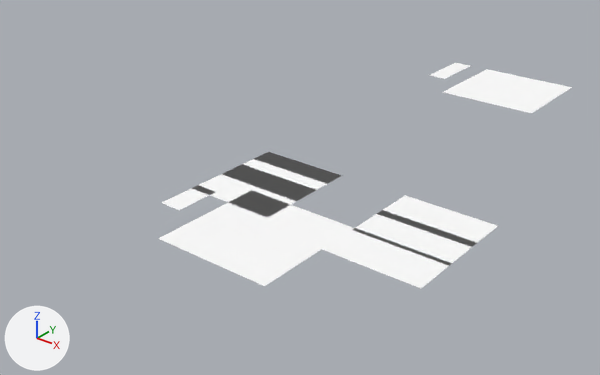
One commit to the Blender file LibGui.blend: the scene before it, then after it.
The view is the same before and after, from a camera (50 mm lens) standing at (17.1, -20.9, 14.5) and looking at (-3.2, 4.5, -1.2). The lights are fixed; the arrows at lower left show +X, +Y and +Z.

Objects in the first picture: 'GuiButton', 'GuiButton.001', 'GuiCheckbox', 'GuiCheckbox.001', 'GuiCheckbox.002', 'GuiIconButton', 'GuiIconButton.001'.
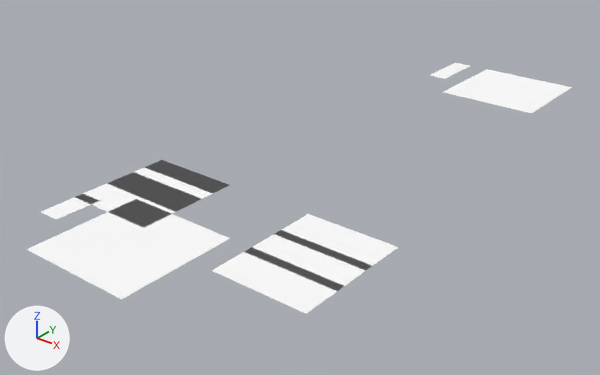
What changed in the scene script:
```text
Change ob_guicheckbox_002:
    ob_guicheckbox_002.location: (2.0, 0.2, 0.0) -> (0.0, -3.2, 0.0)
Change ob_guicheckbox_001:
    ob_guicheckbox_001.location: (2.0, 2.0, 0.0) -> (0.0, -1.6, 0.0)
Change ob_guicheckbox:
    ob_guicheckbox.location: (2.0, 3.6, 0.0) -> (0.0, 0.0, 0.0)
Change ob_guiiconbutton:
    ob_guiiconbutton.location: (-5.0, 0.18, 0.0) -> (-8.0, -3.2, 0.0)
Change ob_guibutton_001:
    ob_guibutton_001.location: (-5.0, 1.82, 0.0) -> (-8.0, -1.6, 0.0)
Change ob_guibutton:
    ob_guibutton.location: (-5.0, 3.53, 0.0) -> (-8.0, 0.0, 0.0)
```

Location of each change, [x1, y1, x2, y2] in pixels of the pictures (600 x 375 px):
'GuiIconButton', moved
    before: [158, 177, 354, 286]
    after: [26, 185, 230, 300]
'GuiCheckbox.002', moved
    before: [322, 230, 448, 288]
    after: [212, 247, 344, 314]
'GuiCheckbox.001', moved
    before: [352, 210, 477, 266]
    after: [253, 230, 372, 286]
'GuiButton', moved
    before: [227, 152, 341, 199]
    after: [116, 160, 229, 208]
'GuiCheckbox', moved
    before: [383, 196, 498, 243]
    after: [282, 214, 398, 266]
'GuiButton.001', moved
    before: [210, 172, 300, 218]
    after: [91, 180, 183, 228]
